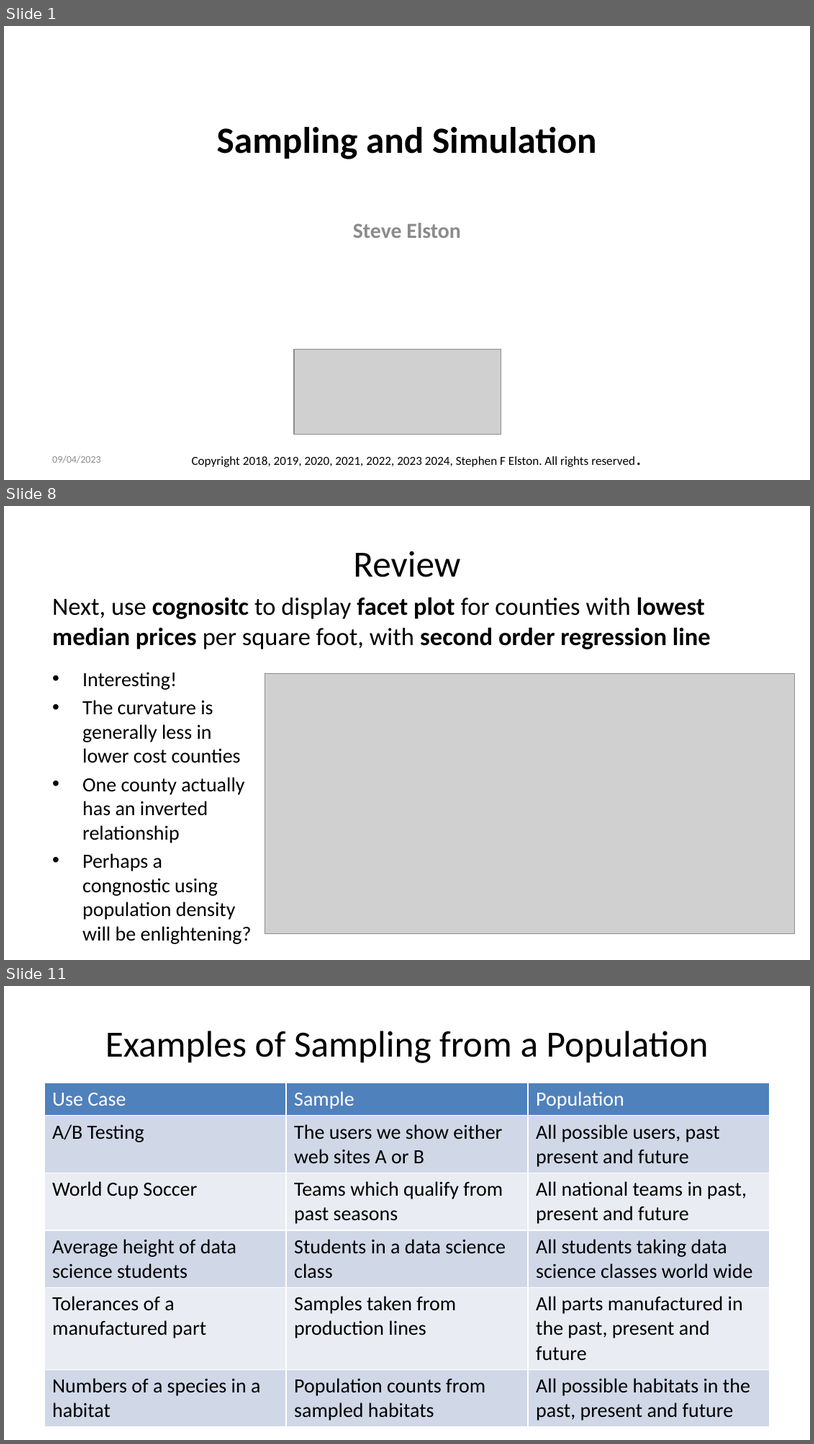
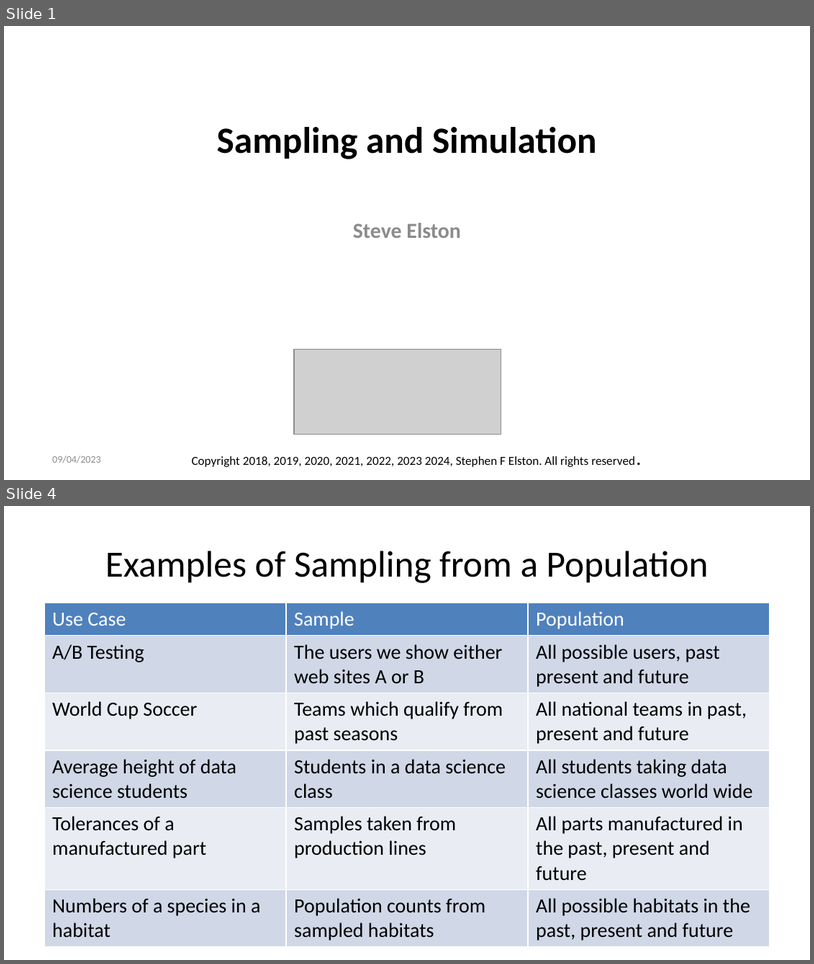
Before and after one commit to StephenElston/CSCI-E-83, a slide deck: LectureSlides/04_SamplingAndSimulation.pptx. Shown one above the other, each under a label of ours: slides 1, 8 and 11 before the commit, slides 1 and 4 after it; the slides between them are not shown. The pictures are 814x1444 and 814x964 pixels, drawn with LibreOffice and Linux fonts; fonts in the diff are those of the drawing; grey boxes stand for pictures. Boxes give left, top, right and bottom in pixels: in the first picture for what was removed or moved away, otherwise in the second. Text is boxed around its words. In the diff, an @@ line names an element or a change of style, - is before the commit and + after.

```diff
--- a/LectureSlides/04_SamplingAndSimulation.pptx
+++ b/LectureSlides/04_SamplingAndSimulation.pptx
@@ slide 8 removed at [4,506,810,960], background #FFFFFF @@
@@ title removed at [353,551,460,577] @@
-Review
@@ text removed at [52,597,711,649] @@
-Next, use cognositc to display facet plot for counties with lowest median prices per square foot, with second order regression line
@@ text removed at [82,672,252,944] @@
-• Interesting!
-• The curvature is generally less in lower cost counties
-• One county actually has an inverted relationship
-• Perhaps a congnostic using population density will be enlightening?
@@ picture removed at [265,674,795,934] @@
@@ what was slide 11 is now slide 4 @@
```
Also in this commit, not shown: 10 slides changed, 5 slides added, 6 other slides removed.
